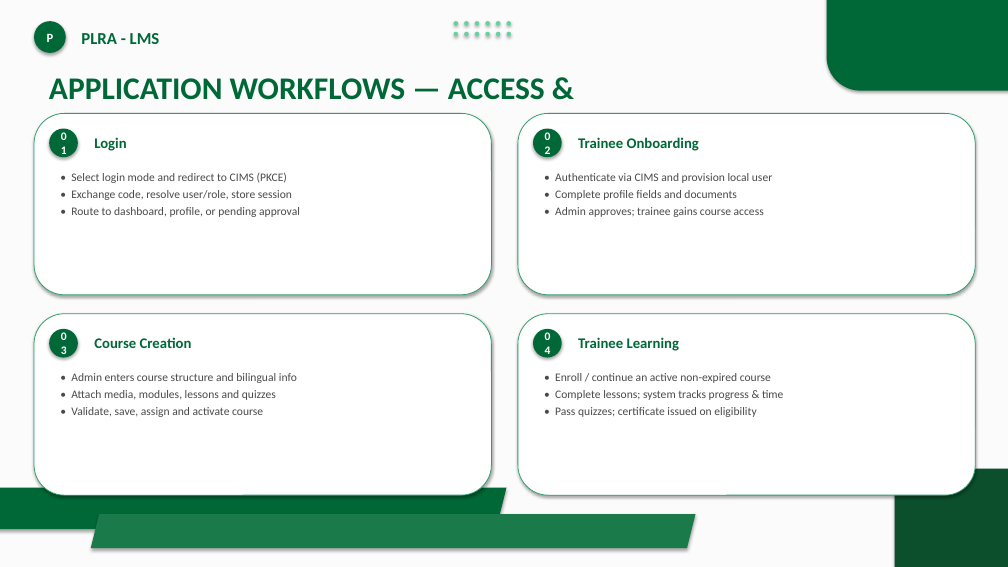
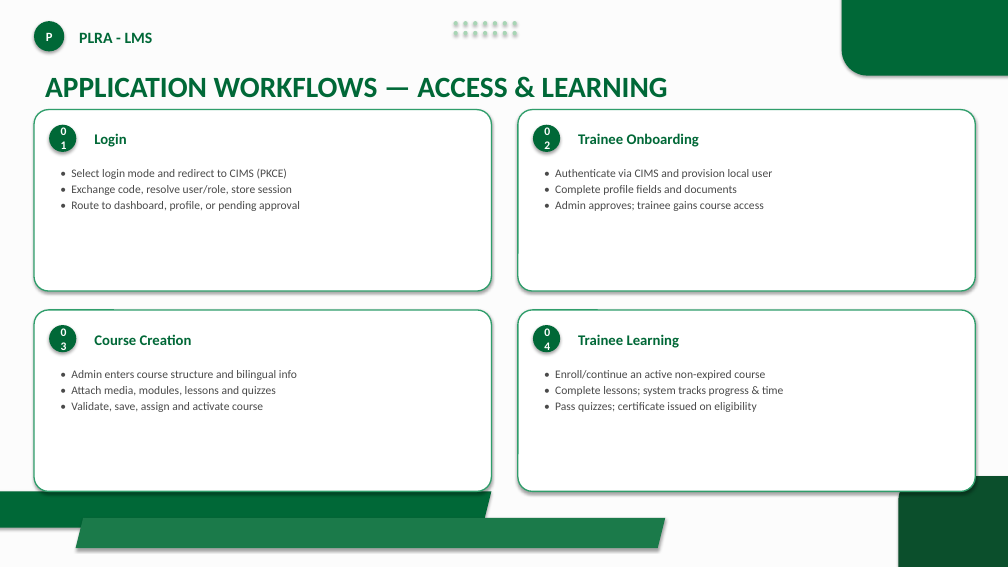
Before and after one commit to GulraizAhmed/GulraizAhmed, a slide deck: slide 14 of PLRA_LMS_Presentation.pptx. Drawn at 1008x567 pixels with LibreOffice and Linux fonts; fonts in the diff are those of the drawing. Boxes give left, top, right and bottom in pixels: in the first picture for what was removed or moved away, otherwise in the second. Text is boxed around its words. In the diff, an @@ line names an element or a change of style, - is before the commit and + after.

```diff
--- a/PLRA_LMS_Presentation.pptx
+++ b/PLRA_LMS_Presentation.pptx
@@ rectangle at <box>0,0,1008,567</box>: fill #FBFBFB to #FCFCFC @@
@@ text "PLRA - LMS" at <box>79,32,153,43</box>: size 16 to 15 pt; less space between paragraphs @@
@@ ellipse: place and size @@
-ellipse at <box>507,21,511,26</box>
+ellipse at <box>503,21,507,26</box>
@@ fill #66D2A0 to #A8D5B5 in 12 elements at <box>454,21,458,26</box>, <box>464,21,468,26</box>, <box>473,21,478,26</box>, <box>483,21,488,26</box>, <box>493,21,498,26</box>, <box>503,21,507,26</box>, <box>454,31,458,36</box>, <box>464,31,468,36</box>, <box>473,31,478,36</box>, <box>483,31,488,36</box>, <box>493,31,498,36</box>, <box>513,21,517,26</box> @@
@@ ellipse: place and size @@
-ellipse at <box>454,32,458,36</box>
+ellipse at <box>513,21,517,26</box>
@@ rounded rectangle: place and size @@
-rounded rectangle at <box>827,0,1008,91</box>
+rounded rectangle at <box>842,0,1008,76</box>
@@ rounded rectangle at <box>842,0,1008,76</box>: proportions changed @@
@@ 3 ellipses: place and size @@
-3 ellipses at <box>464,32,490,36</box>
+3 ellipses at <box>454,31,478,36</box>
@@ ellipse: place and size @@
-ellipse at <box>496,32,501,36</box>
+ellipse at <box>483,31,488,36</box>
@@ ellipse: place and size @@
-ellipse at <box>507,32,511,36</box>
+ellipse at <box>493,31,498,36</box>
@@ ellipse added at <box>503,31,507,36</box>, fill #A8D5B5 @@
@@ ellipse added at <box>513,31,517,36</box>, fill #A8D5B5 @@
@@ text "APPLICATION WORKFLOWS — ACCESS & ..." at <box>45,77,668,98</box>: size 30 to 28 pt; less space between paragraphs @@
@@ less space between paragraphs in 12 elements at <box>34,21,64,51</box>, <box>94,133,126,147</box>, <box>71,169,300,211</box>, <box>578,133,699,147</box>, <box>555,169,772,211</box>, <box>94,334,192,345</box>, <box>71,370,297,412</box>, <box>578,334,680,348</box>, <box>533,325,560,352</box>, <box>49,325,76,352</box>, <box>533,125,560,152</box>, <box>49,125,76,152</box> @@
@@ 4 ellipses, 4 rounded rectangles: place and size @@
-4 ellipses, 4 rounded rectangles at <box>34,113,975,495</box>
+4 ellipses, 4 rounded rectangles at <box>34,110,975,492</box>
@@ outline #2F9E6B 0.75 pt to #2F9E6B 1.25 pt; proportions changed in 4 elements at <box>34,110,492,291</box>, <box>518,110,975,291</box>, <box>34,310,492,492</box>, <box>518,310,975,492</box> @@
@@ text at <box>555,370,765,380</box>: text changed @@
-• Enroll / continue an active non-expired course
+• Enroll/continue an active non-expired course
@@ text at <box>555,386,783,412</box>: less space between paragraphs @@
@@ rounded rectangle: place and size @@
-rounded rectangle at <box>895,469,1008,567</box>
+rounded rectangle at <box>898,476,1008,567</box>
@@ parallelogram: place and size @@
-parallelogram at <box>0,488,507,529</box>
+parallelogram at <box>0,492,492,528</box>
@@ parallelogram: place and size @@
-parallelogram at <box>91,514,696,548</box>
+parallelogram at <box>76,518,665,548</box>
```
Also in this commit, not shown: 17 other slides changed, 1 other file.
